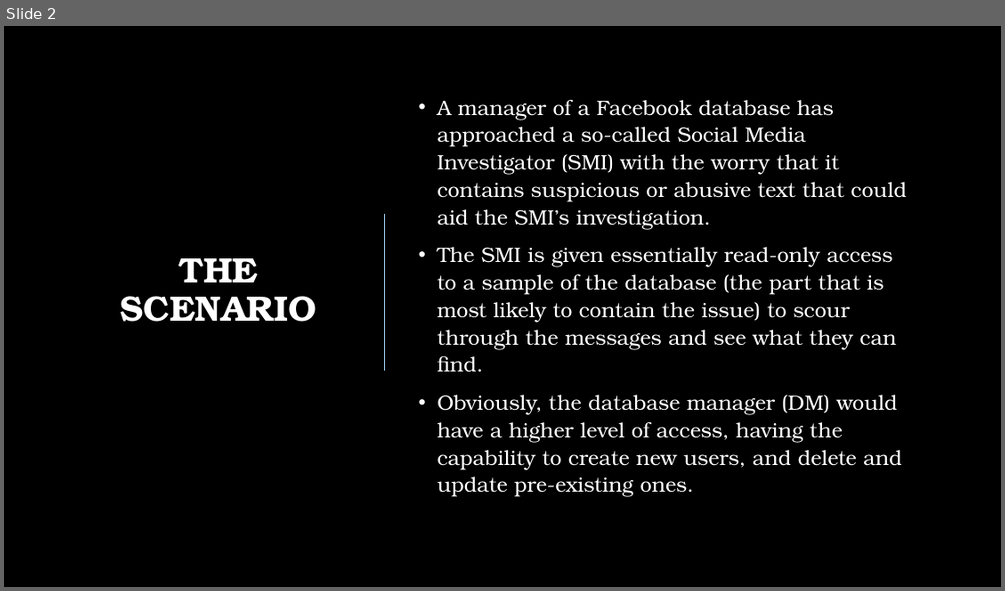
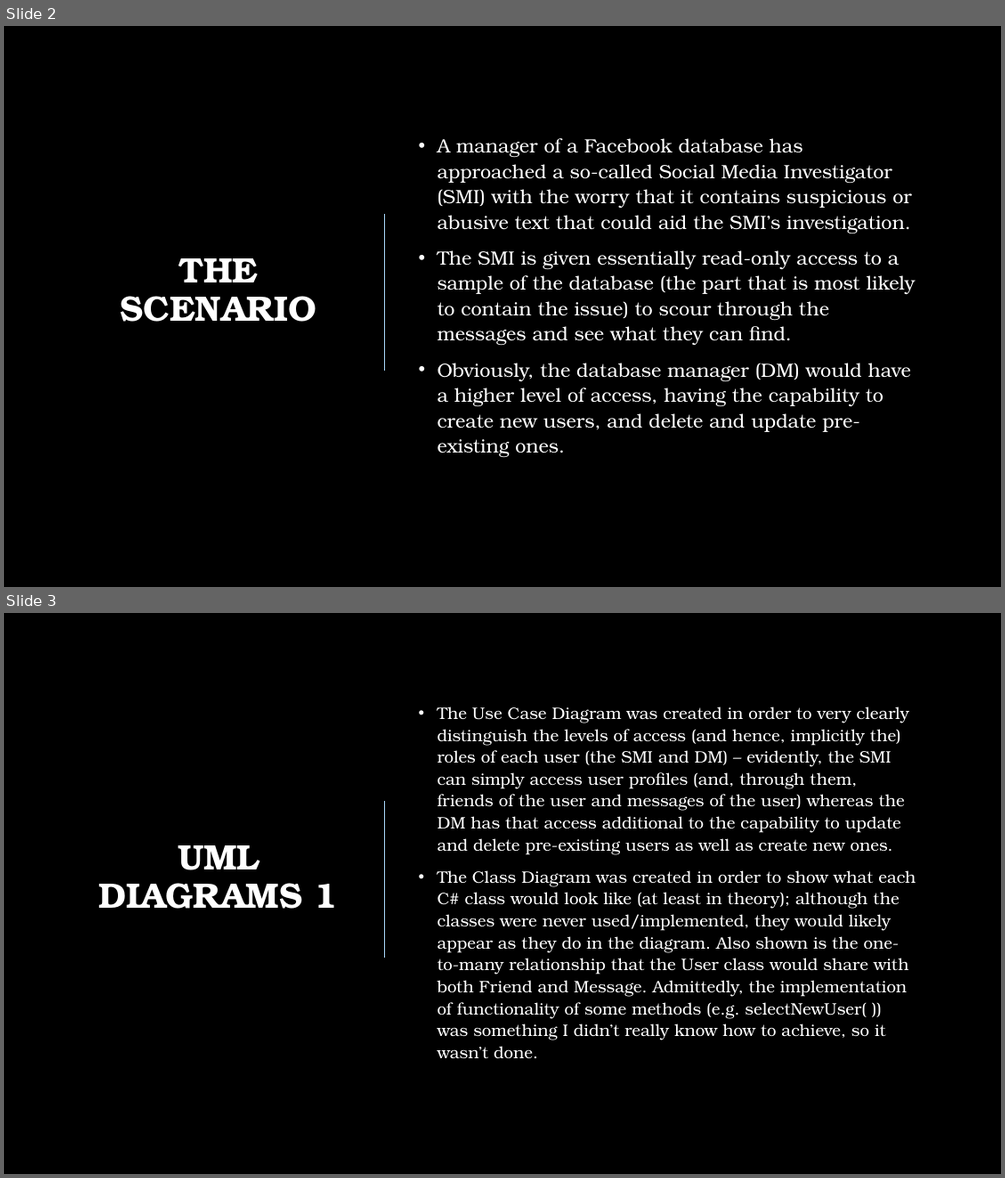
Before and after one commit to jkinver/ISAD157-Coursework, a slide deck: ISAD157 Presentation.pptx. Shown one above the other, each under a label of ours: slide 2 before the commit, slides 2 and 3 after it. The pictures are 1005x591 and 1005x1178 pixels, drawn with LibreOffice and Linux fonts; fonts in the diff are those of the drawing; background and template pictures are left out. Boxes give left, top, right and bottom in pixels: in the first picture for what was removed or moved away, otherwise in the second. Text is boxed around its words. In the diff, an @@ line names an element or a change of style, - is before the commit and + after.

Commit message:
Updated Presentation
Updated the font style to be consistent across the entire slideshow and created seven slides covering the title, the scenario, the UML diagrams, and the Entity Relations. All that remains to speak about is the SQL Queries.

```diff
--- a/ISAD157 Presentation.pptx
+++ b/ISAD157 Presentation.pptx
@@ slide 3 added at bbox=[4, 613, 1001, 1174], background picture (left out) @@
@@ text added at bbox=[437, 706, 915, 1058], 16 pt, text #FFFFFF @@
+• The Use Case Diagram was created in order to very clearly distinguish the levels of access (and hence, implicitly the) roles of each user (the SMI and DM) – evidently, the SMI can simply access user profiles (and, through them, friends of the user and messages of the user) whereas the DM has that access additional to the capability to update and delete pre-existing users as well as create new ones.
+• The Class Diagram was created in order to show what each C# class would look like (at least in theory); although the classes were never used/implemented, they would likely appear as they do in the diagram. Also shown is the one-to-many relationship that the User class would share with both Friend and Message. Admittedly, the implementation of functionality of some methods (e.g. selectNewUser( )) was something I didn’t really know how to achieve, so it wasn’t done.
@@ line added from (385, 802) to (385, 957), #ABDAFC 1 pt @@
@@ title added at bbox=[99, 845, 338, 908], 34 pt, text #FFFFFF, bold @@
+UML DIAGRAMS 1
@@ slide 2 changed as well @@
@@ text "A manager of a Facebook ..." at bbox=[437, 138, 915, 458]: size 20 to 18.5 pt @@
```
Also in this commit, not shown: 1 other slide changed, 5 other slides added, 1 other file.
